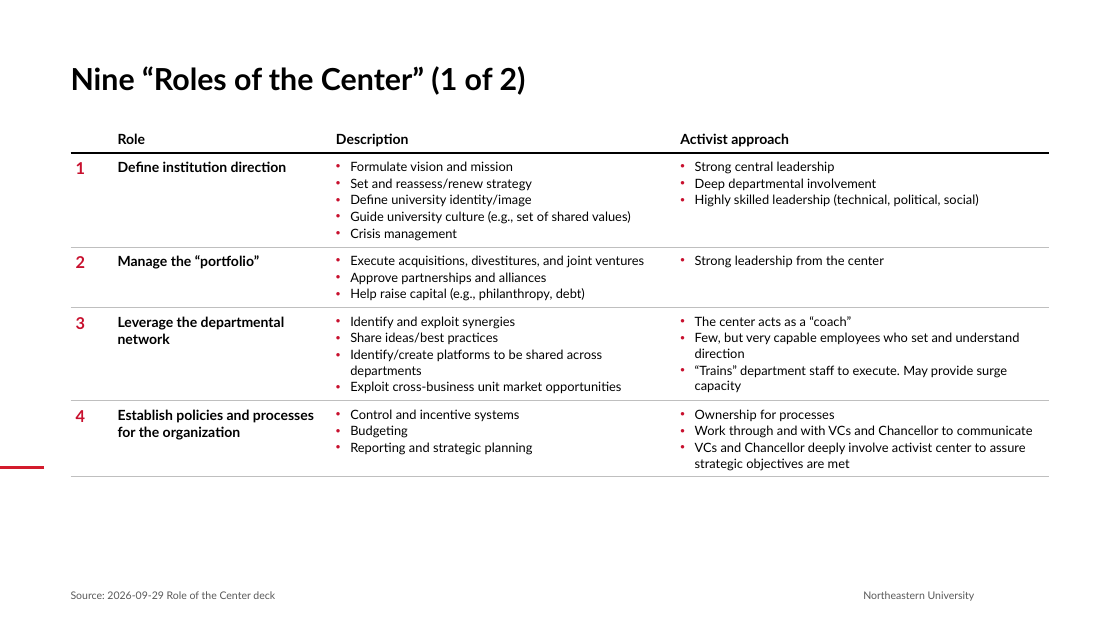
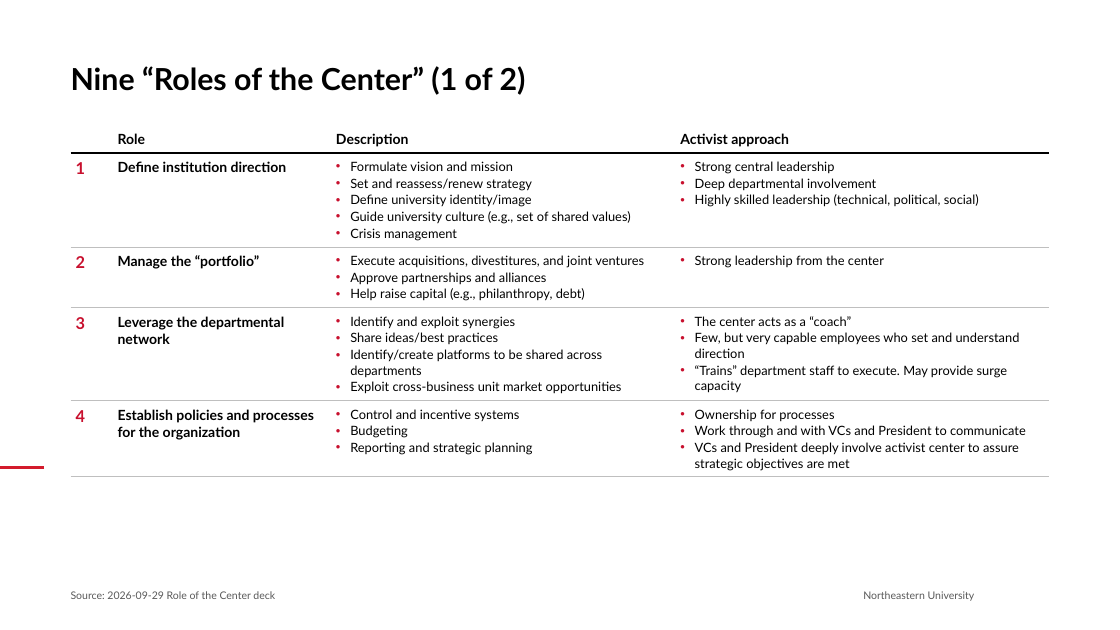
Before and after one commit to brettcsweet/Tonys-repo, a slide deck: slide 4 of 2026-09-29_Role_of_the_Center_Northeastern.pptx. Drawn at 1120x630 pixels with LibreOffice and Linux fonts; fonts in the diff are those of the drawing; background and template pictures are left out. Boxes give left, top, right and bottom in pixels: in the first picture for what was removed or moved away, otherwise in the second. Text is boxed around its words. In the diff, an @@ line names an element or a change of style, - is before the commit and + after.

```diff
--- a/2026-09-29_Role_of_the_Center_Northeastern.pptx
+++ b/2026-09-29_Role_of_the_Center_Northeastern.pptx
@@ table at [71, 118, 1049, 474] @@
-row 5, column 4: Ownership for processes / Work through and with VCs and Chancellor to communicate / VCs and Chancellor deeply involve activist center to assure strategic objectives are met
+row 5, column 4: Ownership for processes / Work through and with VCs and President to communicate / VCs and President deeply involve activist center to assure strategic objectives are met
```
Also in this commit, not shown: 3 other slides changed.
